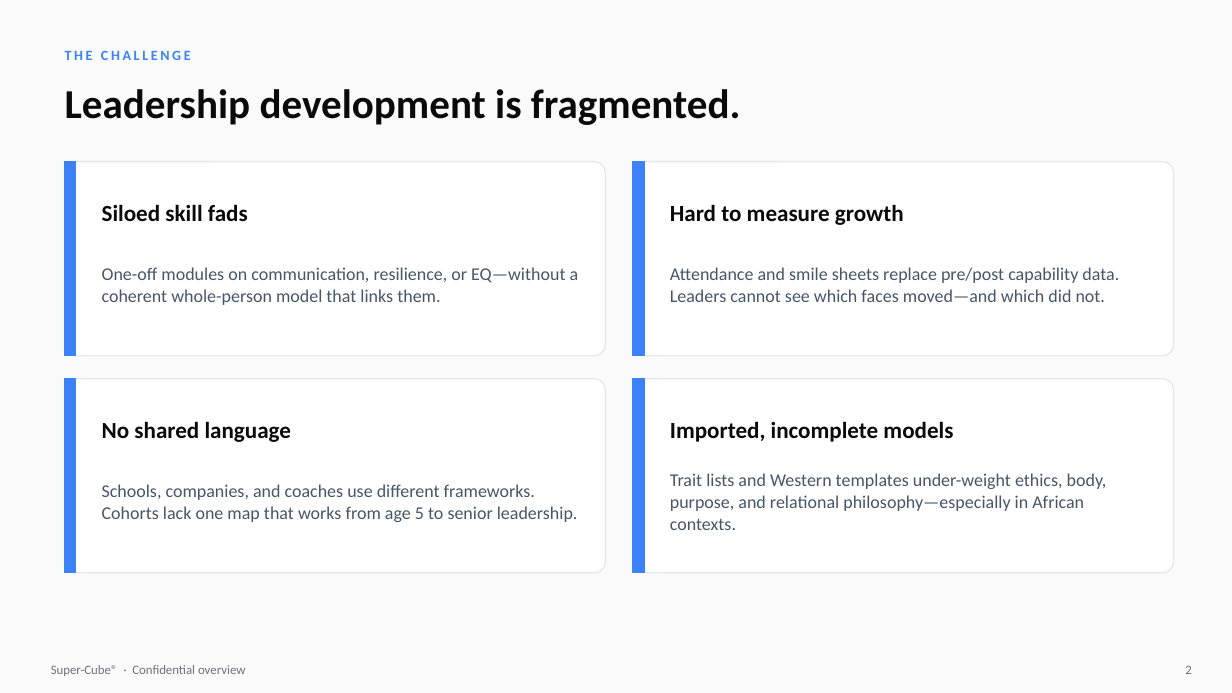
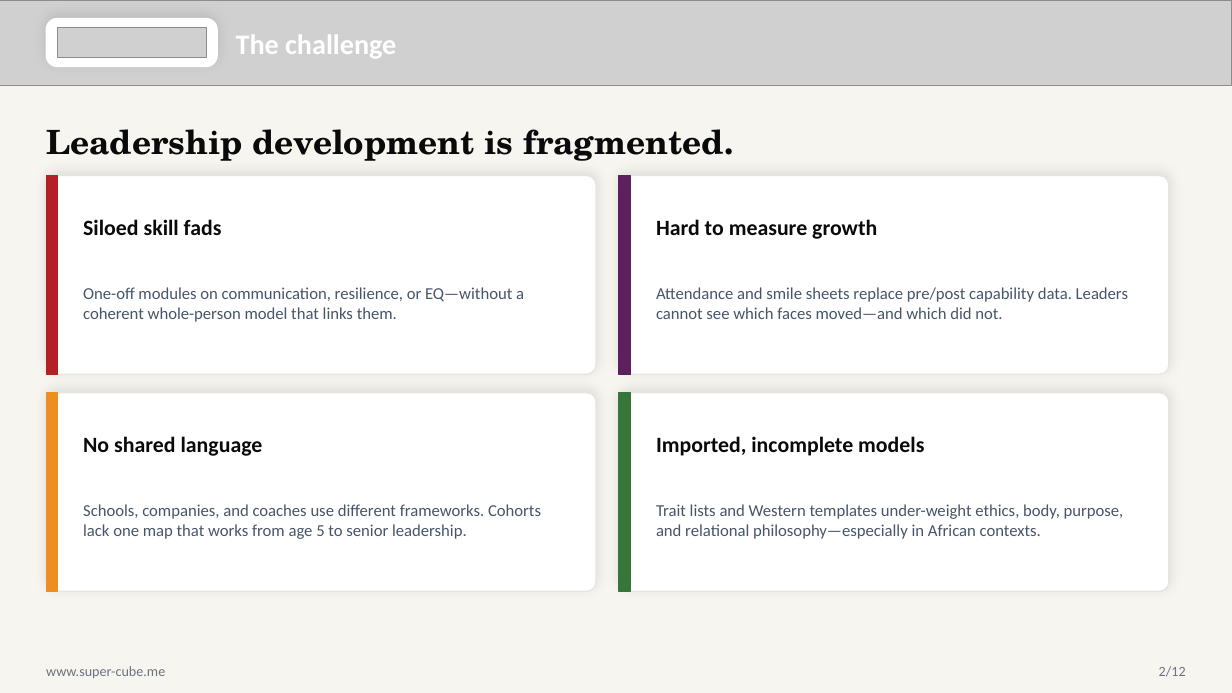
Before and after one commit to bigfivefoods/super-cube-website, a slide deck: slide 2 of public/downloads/super-cube-overview.pptx. Drawn at 1232x693 pixels with LibreOffice and Linux fonts; fonts in the diff are those of the drawing; grey boxes stand for pictures. Boxes give left, top, right and bottom in pixels: in the first picture for what was removed or moved away, otherwise in the second. Text is boxed around its words. In the diff, an @@ line names an element or a change of style, - is before the commit and + after.

Commit message:
Improve Super-Cube overview PPTX: rainbow header, philosophy–theory–model, footers
Rewrite generate-overview-pptx.mjs with construct-colour gradient headers,
logo-on-white-pill, Philosophy→Theory→Model slide, and www/page footers on all 12 slides.

```diff
--- a/public/downloads/super-cube-overview.pptx
+++ b/public/downloads/super-cube-overview.pptx
@@ background #FAFAFA to #F7F5F0 @@
@@ picture added at bbox=[0, 0, 1232, 85] @@
@@ rounded rectangle added at bbox=[46, 18, 217, 67], fill #FFFFFF, outline #FFFFFF 1 pt @@
@@ picture added at bbox=[57, 28, 206, 57] @@
@@ text at bbox=[236, 35, 396, 58]: text changed; size 11 to 22 pt; text colour #3B82F6 to #FFFFFF @@
-THE CHALLENGE
+The challenge
@@ text "Leadership development is fragmented.": place and size @@
-text "Leadership development is fragmented." at bbox=[65, 89, 741, 125]
+text "Leadership development is fragmented." at bbox=[46, 129, 733, 161]
@@ text "Leadership development is fragmented." at bbox=[46, 129, 733, 161]: size 32 to 26 pt, font Calibri to TeX Gyre Schola @@
@@ rounded rectangle: place and size @@
-rounded rectangle at bbox=[65, 162, 605, 356]
+rounded rectangle at bbox=[46, 176, 596, 374]
@@ rectangle: place and size @@
-rectangle at bbox=[65, 162, 76, 356]
+rectangle at bbox=[46, 176, 57, 374]
@@ rectangle at bbox=[46, 176, 57, 374]: fill #3B82F6 to #B32026; outline #3B82F6 1 pt to #B32026 1 pt @@
@@ rounded rectangle: place and size @@
-rounded rectangle at bbox=[633, 162, 1174, 356]
+rounded rectangle at bbox=[619, 176, 1169, 374]
@@ rectangle: place and size @@
-rectangle at bbox=[633, 162, 644, 356]
+rectangle at bbox=[619, 176, 630, 374]
@@ rectangle at bbox=[619, 176, 630, 374]: fill #3B82F6 to #5D1F5E; outline #3B82F6 1 pt to #5D1F5E 1 pt @@
@@ size 18 to 17 pt in 4 elements at bbox=[656, 436, 924, 456], bbox=[656, 219, 877, 239], bbox=[83, 436, 263, 456], bbox=[83, 219, 222, 235] @@
@@ text "Siloed skill fads": place and size @@
-text "Siloed skill fads" at bbox=[102, 204, 248, 221]
+text "Siloed skill fads" at bbox=[83, 219, 222, 235]
@@ text "Hard to measure growth": place and size @@
-text "Hard to measure growth" at bbox=[670, 204, 904, 225]
+text "Hard to measure growth" at bbox=[656, 219, 877, 239]
@@ text "One-off modules on communication, resilience, ...": place and size @@
-text "One-off modules on communication, resilience, ..." at bbox=[102, 267, 579, 305]
+text "One-off modules on communication, resilience, ..." at bbox=[83, 287, 524, 322]
@@ text "Attendance and smile sheets replace ...": place and size @@
-text "Attendance and smile sheets replace ..." at bbox=[670, 267, 1119, 302]
+text "Attendance and smile sheets replace ..." at bbox=[656, 287, 1128, 319]
@@ outline #E5E7EB 1 pt to #E7E5E0 1 pt; shadow on; proportions changed in 4 elements at bbox=[619, 176, 1169, 374], bbox=[619, 393, 1169, 592], bbox=[46, 176, 596, 374], bbox=[46, 393, 596, 592] @@
@@ rounded rectangle: place and size @@
-rounded rectangle at bbox=[65, 379, 605, 573]
+rounded rectangle at bbox=[46, 393, 596, 592]
@@ rectangle: place and size @@
-rectangle at bbox=[65, 379, 76, 573]
+rectangle at bbox=[46, 393, 57, 592]
@@ rectangle at bbox=[46, 393, 57, 592]: fill #3B82F6 to #ED8F20; outline #3B82F6 1 pt to #ED8F20 1 pt @@
@@ rounded rectangle: place and size @@
-rounded rectangle at bbox=[633, 379, 1174, 573]
+rounded rectangle at bbox=[619, 393, 1169, 592]
@@ rectangle: place and size @@
-rectangle at bbox=[633, 379, 644, 573]
+rectangle at bbox=[619, 393, 630, 592]
@@ rectangle at bbox=[619, 393, 630, 592]: fill #3B82F6 to #367638; outline #3B82F6 1 pt to #367638 1 pt @@
@@ text "No shared language": place and size @@
-text "No shared language" at bbox=[102, 421, 292, 442]
+text "No shared language" at bbox=[83, 436, 263, 456]
@@ text "Imported, incomplete models": place and size @@
-text "Imported, incomplete models" at bbox=[670, 421, 953, 442]
+text "Imported, incomplete models" at bbox=[656, 436, 924, 456]
@@ size 14 to 13 pt in 4 elements at bbox=[656, 287, 1128, 319], bbox=[656, 504, 1124, 539], bbox=[83, 287, 524, 322], bbox=[83, 504, 541, 539] @@
@@ text "Schools, companies, and coaches use ...": place and size @@
-text "Schools, companies, and coaches use ..." at bbox=[102, 484, 578, 522]
+text "Schools, companies, and coaches use ..." at bbox=[83, 504, 541, 539]
@@ text "Trait lists and Western templates ...": place and size @@
-text "Trait lists and Western templates ..." at bbox=[670, 473, 1107, 530]
+text "Trait lists and Western templates ..." at bbox=[656, 504, 1124, 539]
@@ text at bbox=[46, 666, 165, 678]: text changed; size 10 to 11 pt @@
-Super-Cube® · Confidential overview
+www.super-cube.me
@@ text at bbox=[1159, 666, 1186, 677]: text changed; size 10 to 11 pt @@
-2
+2/12
```
Also in this commit, not shown: 9 other slides changed, 2 slides added, 2 slides removed, 4 other files.
